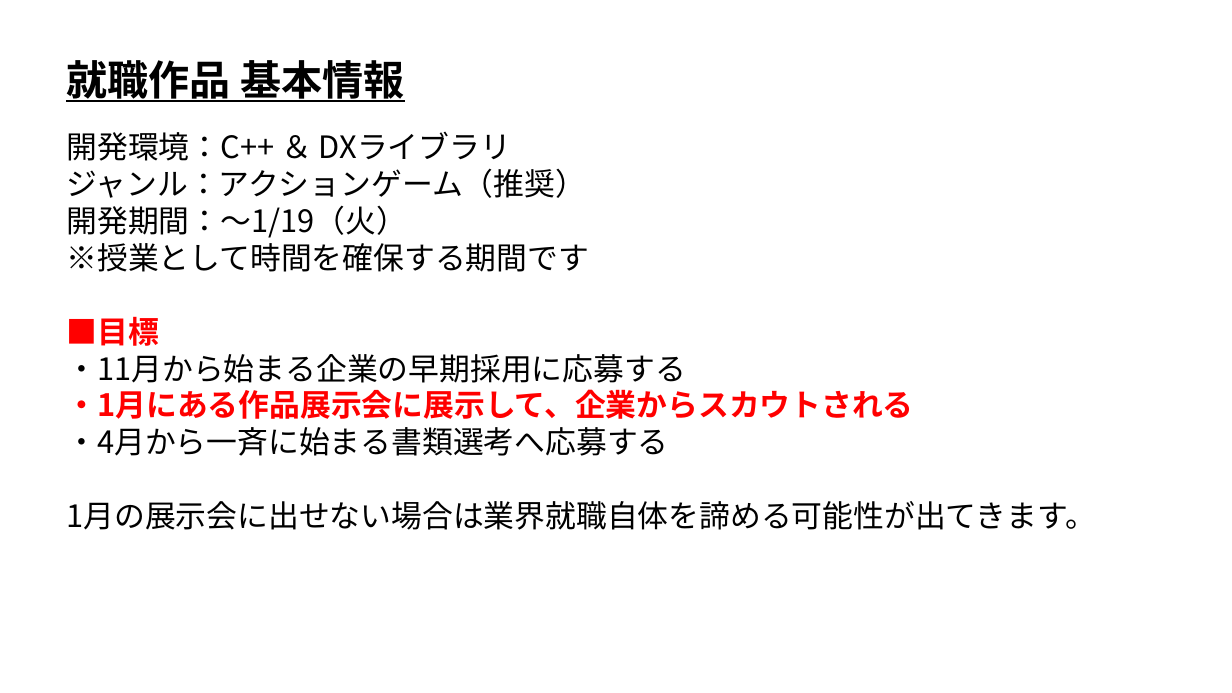
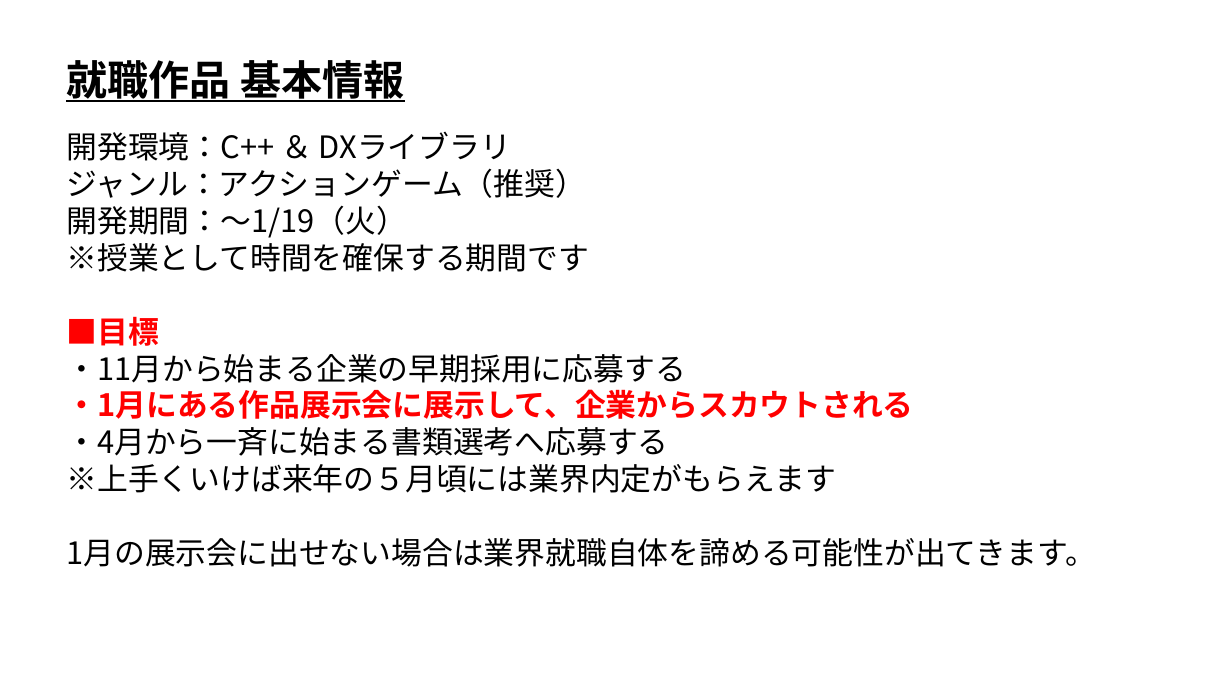
Before and after one commit to ArakiYusuke-Ohara/Textbook, a slide deck: slide 2 of ゲーム科2年/00_前期/ゲーム開発Ⅱ/02_就職作品.pptx. Drawn at 1232x693 pixels with LibreOffice and Linux fonts; fonts in the diff are those of the drawing. Boxes give left, top, right and bottom in pixels: in the first picture for what was removed or moved away, otherwise in the second. Text is boxed around its words. In the diff, an @@ line names an element or a change of style, - is before the commit and + after.

Commit message:
スライド修正

```diff
--- a/ゲーム科2年/00_前期/ゲーム開発Ⅱ/02_就職作品.pptx
+++ b/ゲーム科2年/00_前期/ゲーム開発Ⅱ/02_就職作品.pptx
@@ text at <box>66,464,836,493</box>: paragraph added @@
+※上手くいけば来年の５月頃には業界内定がもらえます
```
